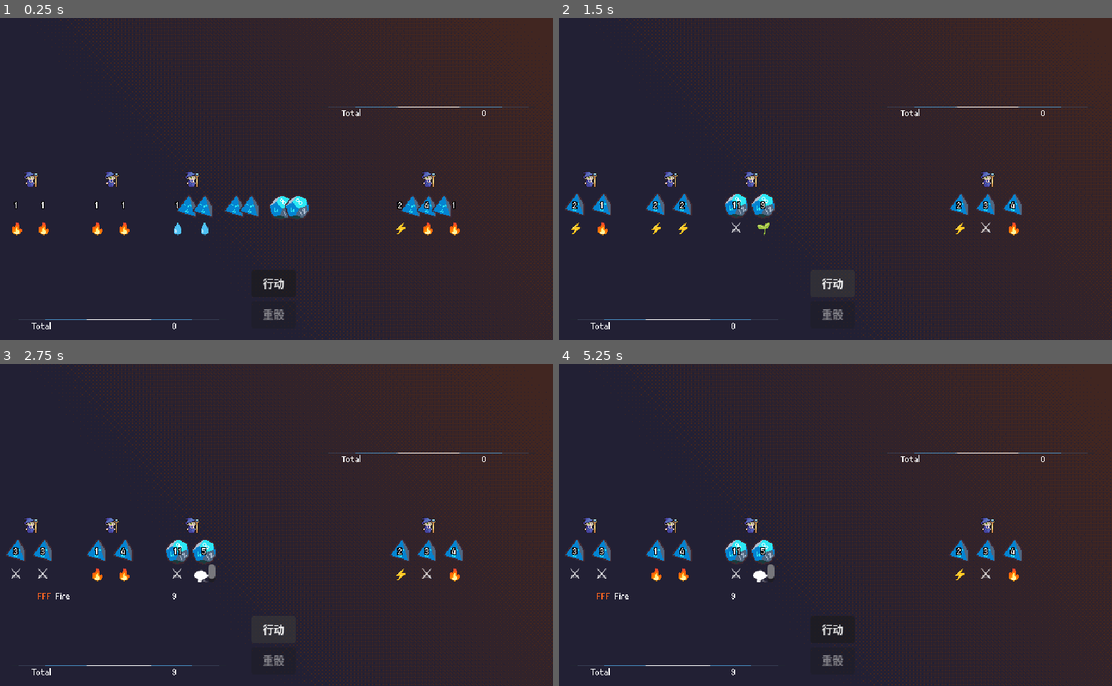
Above: before the commit, frames 1-4 (two rows, left to right).
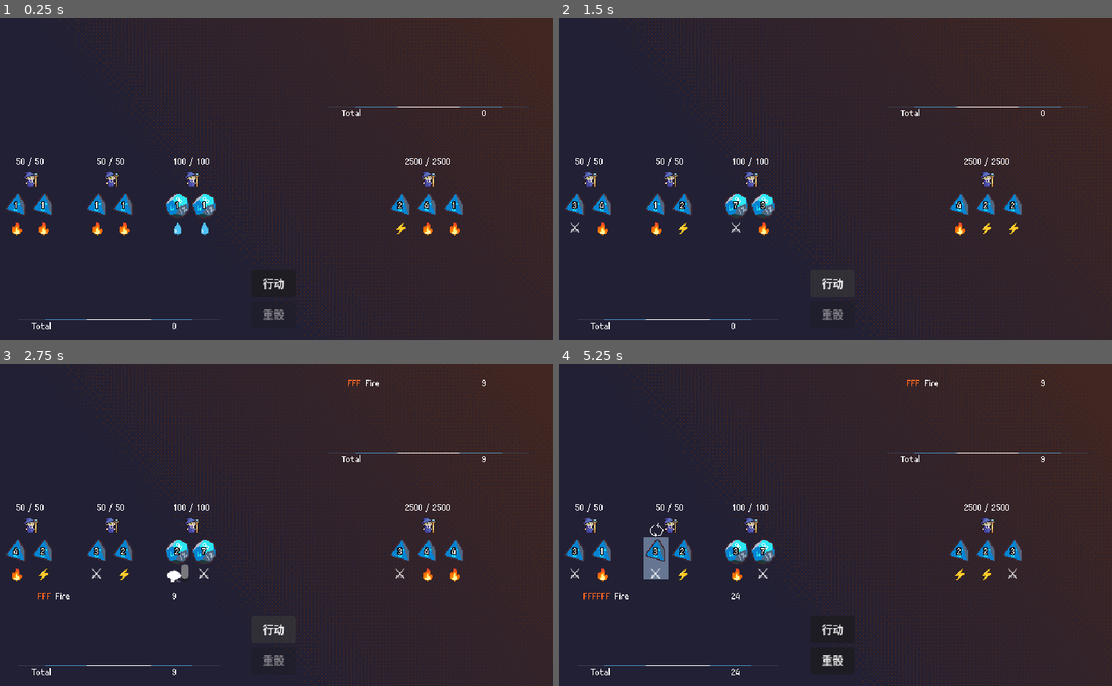
Above: after the commit, the same moments.

Repository: betairylia/DiceQuestPro
Game: Godot game, scene res://Prototyping/Prototype.tscn
Two runs of this game, one before a commit and one after it. Both use one fixed random seed, a clock stepped at 60 frames per second and the inputs below. The engine's default icon, where the game draws it, is replaced by a stand-in: a white triangle on a blue panel in a dark square.
Inputs (mouse positions are in pixels of both pictures, inside the frame that each line leads up to):
- Up to frame 1 (0.25 s): no input
- Up to frame 2 (1.5 s): click "行动" at 0.5 s; click "行动" at 1.25 s
- Up to frame 3 (2.75 s): click "行动" at 2 s
- Up to frame 4 (5.25 s): move the mouse to (735, 557) at 2.77 s; click (735, 557) at 2.92 s; move the mouse to (763, 557) at 3.52 s; click (763, 557) at 3.67 s; click (829, 660) at 4.25 s, where only the run after the commit has a clickable "重骰"; move the mouse to (658, 557) at 5.02 s; click (658, 557) at 5.17 s

The runs differ from the first frame. In frame 1, 2.5% of the frame differs, in the area x 1-84%, y 43-63%; in frame 2, 0.5%; in frame 3, 0.8%; in frame 4, 1.2%.

Commit message:
Mob layer removal: dice attack, health, and damage refactor
- Replace Mob rolling API (RollAll/RollSelected) with flat RollableDice lists managed by combat.gd
- Attack() replaces PlayAttackAnim(), now takes Array[Mob] and applies DamageInfo directly
- Add get_damage_heal() to Mob with health_changed signal and health_view_temp display
- Add DamageType enum to Consts, new DamageInfo and Arr utility classes
- Selective reroll now patches _player_results in-place by dice index

Co-Authored-By: Claude Sonnet 4.6 <noreply@anthropic.com>

Diff:
--- a/Prototyping/Nodes/RollableDice.tscn
+++ b/Prototyping/Nodes/RollableDice.tscn
@@ -30,7 +30,7 @@
 hframes = 6
 script = ExtResource("2_ru1na")
 
-[node name="Number" type="RichTextLabel" parent="." unique_id=124259059]
+[node name="Number" type="RichTextLabel" parent="DiceIcon" unique_id=124259059]
 offset_left = -6.0
 offset_top = -5.0
 offset_right = 6.0
--- /dev/null
+++ b/Prototyping/Nodes/health_view_temp.gd
@@ -0,0 +1,15 @@
+extends RichTextLabel
+
+
+# Called when the node enters the scene tree for the first time.
+func _ready() -> void:
+	pass # Replace with function body.
+
+
+# Called every frame. 'delta' is the elapsed time since the previous frame.
+func _process(delta: float) -> void:
+	pass
+
+
+func _on_mob_health_changed(health: int, max_health: int) -> void:
+	text = "%d / %d" % [health, max_health]
--- a/Prototyping/Nodes/mob.tscn
+++ b/Prototyping/Nodes/mob.tscn
@@ -3,6 +3,8 @@
 [ext_resource type="Texture2D" uid="uid://dqaguuvitf4q5" path="res://Prototyping/Sprites/Wizard-Idle.png" id="1_fadmq"]
 [ext_resource type="Script" uid="uid://cggh04uf3711y" path="res://Source/Core/mob.gd" id="1_ngjfv"]
 [ext_resource type="Texture2D" uid="uid://be8bwj78a8rqy" path="res://Prototyping/Sprites/Wizard-Attack01.png" id="1_on5uj"]
+[ext_resource type="Theme" uid="uid://d3y5mqejxm5rd" path="res://Prototyping/HUD/pixelated.tres" id="4_nkacv"]
+[ext_resource type="Script" uid="uid://c2sfqeioea1fl" path="res://Prototyping/Nodes/health_view_temp.gd" id="5_hyryr"]
 
 [sub_resource type="AtlasTexture" id="AtlasTexture_5rjsi"]
 atlas = ExtResource("1_on5uj")
@@ -108,3 +110,16 @@
 sprite_frames = SubResource("SpriteFrames_7iqst")
 animation = &"attack-default"
 frame_progress = 0.26432285
+
+[node name="RichTextLabel" type="RichTextLabel" parent="." unique_id=564534632]
+offset_left = -36.0
+offset_top = -29.0
+offset_right = 38.0
+offset_bottom = -16.0
+theme = ExtResource("4_nkacv")
+text = "100/100"
+horizontal_alignment = 1
+vertical_alignment = 2
+script = ExtResource("5_hyryr")
+
+[connection signal="health_changed" from="." to="RichTextLabel" method="_on_mob_health_changed"]
--- a/Prototyping/Nodes/rollable_dice.gd
+++ b/Prototyping/Nodes/rollable_dice.gd
@@ -3,10 +3,10 @@
 
 signal roll_finished(result: DiceResult)
 signal state_entered(state: DiceCombatState)
-signal attack_landed(pos: Vector2, dice: RollableDice, dice_result: DiceResult)
+# signal attack_landed(pos: Vector2, dice: RollableDice, dice_result: DiceResult)
 
 @onready var dice_icon: DiceIcon = $DiceIcon
-@onready var number_label: RichTextLabel = $Number
+@onready var number_label: RichTextLabel = $DiceIcon/Number
 @onready var element_label: RichTextLabel = $Element
 @onready var background: Sprite2D = $Background
 
@@ -19,6 +19,7 @@
 
 var dice_data: DiceData
 var dice_result: DiceResult
+var source: MobData
 var state: DiceCombatState
 
 # Animation config
@@ -27,10 +28,10 @@
 const ANIM_INTERVAL_END   := 0.13  # slow (deceleration)
 
 
-func _ready():
-	setup(load("res://Prototyping/Data/FighterD12.tres"))
-	_set_state(DiceCombatState.Determined)
-	PlayAttackAnim(Vector2(500, 200))
+# func _ready():
+	# setup(load("res://Prototyping/Data/FighterD12.tres"))
+	# _set_state(DiceCombatState.Determined)
+	# Attack([])
 
 
 func setup(data: DiceData) -> void:
@@ -66,12 +67,11 @@
 		dice_data.elements[rolled_index],
 		is_extreme
 	)
+	result.source = source
+	result.node = self
 
 	dice_result = result
-
-	roll_finished.emit(
-		result
-	)
+	roll_finished.emit(result)
 
 	return dice_result
 
@@ -81,6 +81,9 @@
 	var elem_index: int = index % dice_data.elements.size()
 	element_label.text  = Consts.SYMBOLS[dice_data.elements[elem_index]]
 
+
+func SetState(s: DiceCombatState) -> void:
+	_set_state(s)
 
 func _set_state(state: DiceCombatState) -> void:
 	self.state = state
@@ -100,18 +103,30 @@
 
 # ---- Attack logic ----
 
-func PlayAttackAnim(target_pos_global: Vector2, delay: float = 0) -> void:
+func Attack(available_targets: Array[Mob], delay: float = 0) -> void:
 
 	if state != DiceCombatState.Determined:
 		return
 
+	if len(available_targets) == 0:
+		return
+
 	_set_state(DiceCombatState.Attacking)
+
+	# TODO: Proper targeting logic
+	var target = available_targets[0]
+	var target_pos_global = target.global_position
 
 	var t = create_tween()
 	var current_pos = dice_icon.global_position
 	t.tween_property(dice_icon, "global_position", current_pos + Vector2.DOWN * 10.0, 0.2 + delay).set_ease(Tween.EASE_OUT)
 	t.tween_property(dice_icon, "global_position", target_pos_global, 0.12).set_ease(Tween.EASE_IN)
-	t.tween_callback(attack_landed.emit.bind(target_pos_global, self, dice_result))
+	t.tween_callback(
+		target.get_damage_heal.bind(DamageInfo.new(
+			dice_result.digit,
+			Consts.DamageType.Regular
+		))
+	)
 	t.tween_property(dice_icon, "global_position", current_pos, 0.25).set_ease(Tween.EASE_OUT).set_delay(0.05)
 
 	await t.finished
--- a/Prototyping/combat.gd
+++ b/Prototyping/combat.gd
@@ -10,67 +10,115 @@
 @export var playersData: Array[MobData]
 @export var enemiesData: Array[MobData]
 
-# Called when the node enters the scene tree for the first time.
+# Flat dice lists rebuilt each turn from mob children.
+var _player_dice: Array[RollableDice] = []
+var _enemy_dice: Array[RollableDice] = []
+# Full set of player results this turn; updated in-place on selective reroll.
+var _player_results: Array[DiceResult] = []
+# Full list of matched spells for player and enemy
+var _player_matched_spells: Array[MatchedSpell] = []
+var _enemy_matched_spells: Array[MatchedSpell] = []
+
+
 func _ready() -> void:
-
 	for i in range(3):
 		players[i].setup(playersData[i])
-	for player in players:
-		player.die_state_changed.connect(_update_reroll_button)
+	enemies[0].setup(enemiesData[0])
 
-	enemies[0].setup(enemiesData[0])
+	_turn()
+
+func _turn() -> void:
+	# Rebuild dice lists and sync state_entered connections.
+	# Only connect new dice / disconnect removed ones to avoid duplicates.
+	var new_player_dice = _collect_dice(players)
+	for die in _player_dice:
+		if die not in new_player_dice:
+			die.state_entered.disconnect(_update_reroll_button)
+	for die in new_player_dice:
+		if die not in _player_dice:
+			die.state_entered.connect(_update_reroll_button)
+	_player_dice = new_player_dice
+	_enemy_dice = _collect_dice(enemies)
 
 	await _roll_enemies()
 	await _roll_players()
 
 
-# Called every frame. 'delta' is the elapsed time since the previous frame.
-# func _process(delta: float) -> void:
-# 	pass
+func _collect_dice(mobs: Array[Mob]) -> Array[RollableDice]:
+	var result: Array[RollableDice] = []
+	for mob in mobs:
+		result.append_array(mob.get_dice())
+	return result
 
 
-func _update_reroll_button() -> void:
-	var any_selected := players.any(func(p): return p.has_selected_dice())
+# Fires all animations concurrently, then awaits each result in order.
+func _roll_dice(dice: Array[RollableDice]) -> Array[DiceResult]:
+	for die in dice:
+		die.Roll()
+	var results: Array[DiceResult] = []
+	for die in dice:
+		results.append(await die.roll_finished)
+	return results
+
+
+func _update_reroll_button(_s) -> void:
+	var any_selected := _player_dice.any(func(d): return d.state == RollableDice.DiceCombatState.Selected)
 	combat_hud.set_reroll_enabled(any_selected)
 
 
+func _regular_attack(froms: Array[Mob], tos: Array[Mob], from_dice: Array[DiceResult]) -> void:
+	var target = tos[0]
+	await BindGroupAwait.all(Arr.emap(from_dice,
+		func(i: int, die: DiceResult):
+			return die.node.Attack.bind(tos, i * 0.15)
+	))
+
+func _resolve_spells(froms: Array[Mob], tos: Array[Mob], from_spells: Array[MatchedSpell]) -> void:
+	var target = tos[0]
+	for spell in from_spells:
+		await BindGroupAwait.all(Arr.emap(Arr.unique(spell.matched_dice),
+			func(i: int, die: DiceResult):
+				return die.node.Attack.bind(tos, i * 0.15)
+		))
+
+
 func _on_combat_hud_act() -> void:
-	pass
+	for die in _player_dice:
+		die.SetState(RollableDice.DiceCombatState.Determined)
+	await _regular_attack(players, enemies, _player_results)
+	await _resolve_spells(players, enemies, _player_matched_spells)
+	_turn()
 
 
 func _roll_enemies() -> void:
-
-	var results = DiceResult.Flatten(
-		await BindGroupAwait.all(
-			enemies.map(func(m): return m.RollAll)
-		)
-	)
-
-	var all_matched_spells = DiceMatcher.match_all_spells(results, spells)
-	enemy_spell_updated.emit(all_matched_spells)
+	var results = await _roll_dice(_enemy_dice)
+	for die in _enemy_dice:
+		die.SetState(RollableDice.DiceCombatState.Determined)
+	_enemy_matched_spells = DiceMatcher.match_all_spells(results, spells)
+	enemy_spell_updated.emit(_enemy_matched_spells)
 
 
 func _roll_players() -> void:
-
-	var results = DiceResult.Flatten(
-		await BindGroupAwait.all(
-			players.map(func(m): return m.RollAll)
-		)
-	)
-
-	var all_matched_spells = DiceMatcher.match_all_spells(results, spells)
-	DiceMatcher.print_matches(all_matched_spells)
-	player_spell_updated.emit(all_matched_spells)
+	_player_results = await _roll_dice(_player_dice)
+	for die in _player_dice:
+		die.SetState(RollableDice.DiceCombatState.Unselected)
+	_player_matched_spells = DiceMatcher.match_all_spells(_player_results, spells)
+	player_spell_updated.emit(_player_matched_spells)
 
 
 func _on_combat_hud_reroll() -> void:
 
-	var results = DiceResult.Flatten(
-		await BindGroupAwait.all(
-			players.map(func(m): return m.RollSelected)
-		)
-	)
+	var to_roll = _player_dice.filter(func(d): return d.state == RollableDice.DiceCombatState.Selected)
 
-	var all_matched_spells = DiceMatcher.match_all_spells(results, spells)
-	DiceMatcher.print_matches(all_matched_spells)
-	player_spell_updated.emit(all_matched_spells)
+	# TODO: Toggle auto-deselect
+	for die in to_roll:
+		die.SetState(RollableDice.DiceCombatState.Unselected)
+
+	var new_results = await _roll_dice(to_roll)
+	# Patch only the rerolled slots; leave the rest of _player_results intact.
+	for new_result in new_results:
+		var idx = _player_dice.find(new_result.node)
+		if idx >= 0:
+			_player_results[idx] = new_result
+	_player_matched_spells = DiceMatcher.match_all_spells(_player_results, spells)
+	player_spell_updated.emit(_player_matched_spells)
--- /dev/null
+++ b/Source/Core/arr.gd
@@ -0,0 +1,20 @@
+class_name Arr
+
+# Like Python's enumerate — maps over array with (index, element) instead of just element.
+# Usage: Arr.emap(my_array, func(i, el): ...)
+static func emap(arr: Array, fn: Callable) -> Array:
+	var result = []
+	for i in arr.size():
+		result.append(fn.call(i, arr[i]))
+	return result
+
+
+# Deduplicate by reference — keeps first occurrence of each element.
+# Usage: Arr.unique(my_array)
+static func unique(arr: Array) -> Array:
+	var seen: Array = []
+	return arr.filter(func(el):
+		if el in seen: return false
+		seen.append(el)
+		return true
+	)
--- a/Source/Core/consts.gd
+++ b/Source/Core/consts.gd
@@ -18,6 +18,12 @@
 	Nature,
 }
 
+enum DamageType{
+	Regular,
+	Special,
+	Healing
+}
+
 const SYMBOLS = {
 	Elements.Sword: "⚔️",
 	Elements.Fire: "🔥",
--- /dev/null
+++ b/Source/Core/damage_info.gd
@@ -0,0 +1,9 @@
+class_name DamageInfo
+extends Object
+
+var value: int
+var type: Consts.DamageType
+
+func _init(value: int, type: Consts.DamageType) -> void:
+    self.value = value
+    self.type = type
--- a/Source/Core/mob.gd
+++ b/Source/Core/mob.gd
@@ -1,9 +1,9 @@
 extends Node2D
 class_name Mob
 
-signal dice_rolled(results: Array[DiceResult])
-signal die_state_changed
-signal attack_landed(pos: Vector2, dice: DiceResult)
+# signal attack_landed(pos: Vector2, dice: DiceResult)
+signal being_attacked(info: DamageInfo)
+signal health_changed(health: int, max_health: int)
 
 const ROLLABLE_DICE_SCENE = preload("res://Prototyping/Nodes/RollableDice.tscn")
 const DICE_Y := 28.0
@@ -12,74 +12,54 @@
 @export var health: int
 @export var data: MobData
 
-var _dice: Array[Node] = []
-var last_results: Array[DiceResult] = []
+var _dice: Array[RollableDice] = []
 
 
 func setup(mob_data: MobData) -> void:
 	data = mob_data
 	health = mob_data.max_health
-	# Remove any previously spawned dice
 	for d in _dice:
 		d.queue_free()
 	_dice.clear()
-	# Spawn dice based on MobData
+
 	var count := data.alive_dice.size()
 	var start_x := -(count - 1) * DICE_INTERVAL / 2.0
 
-	# Register dice
 	for i in count:
-
 		var dice_node = ROLLABLE_DICE_SCENE.instantiate() as RollableDice
 		dice_node.position = Vector2(start_x + i * DICE_INTERVAL, DICE_Y)
 		add_child(dice_node)
 		dice_node.setup(data.alive_dice[i])
-
-		# Register events
-		dice_node.state_entered.connect(func(_s): die_state_changed.emit())
-		dice_node.attack_landed.connect(func(pos, _dicenode, dice_result): attack_landed.emit(pos, dice_result))
-
+		dice_node.source = data
+		# dice_node.attack_landed.connect(func(pos, _dicenode, dice_result): attack_landed.emit(pos, dice_result))
 		_dice.append(dice_node)
 
-
-# dice_rolled(results: Array[DiceResult])
-func RollDice(indices: Array[int]) -> Array[DiceResult]:
-	if indices.is_empty():
-		dice_rolled.emit(last_results)
-		return last_results
-	for idx in indices:
-		_dice[idx].Roll()  # start all animations concurrently
-	for idx in indices:
-		var result: DiceResult = await _dice[idx].roll_finished
-		result.source = data
-		if idx < last_results.size():
-			last_results[idx] = result
-		else:
-			last_results.append(result)
-	dice_rolled.emit(last_results)
-	return last_results
+	health_changed.emit(health, data.max_health)
 
 
-# dice_rolled(results: Array[DiceResult])
-func RollAll() -> Array[DiceResult]:
-	last_results = []
-	var indices: Array[int] = []
-	for i in _dice.size():
-		indices.append(i)
-	return await RollDice(indices)
+func get_damage_heal(info: DamageInfo) -> void:
+
+	var prev_health = health
+
+	if info.type == Consts.DamageType.Healing:
+		health += info.value
+	else:
+		health -= info.value
+
+	health = clamp(health, 0, data.max_health)
+
+	var resolved_info = DamageInfo.new(
+		abs(prev_health - health),
+		info.type
+	)
+
+	being_attacked.emit(resolved_info)
+	health_changed.emit(health, data.max_health)
+
+	if health == 0:
+		# TODO: Implement death
+		pass
 
 
-func has_selected_dice() -> bool:
-	for die in _dice:
-		if die.state == RollableDice.DiceCombatState.Selected:
-			return true
-	return false
-
-
-# dice_rolled(results: Array[DiceResult])
-func RollSelected() -> Array[DiceResult]:
-	var indices: Array[int] = []
-	for i in _dice.size():
-		if _dice[i].state == RollableDice.DiceCombatState.Selected:
-			indices.append(i)
-	return await RollDice(indices)
+func get_dice() -> Array[RollableDice]:
+	return _dice
Not shown, added: Prototyping/Nodes/health_view_temp.gd.uid
Not shown, added: Source/Core/arr.gd.uid
Not shown, added: Source/Core/damage_info.gd.uid
